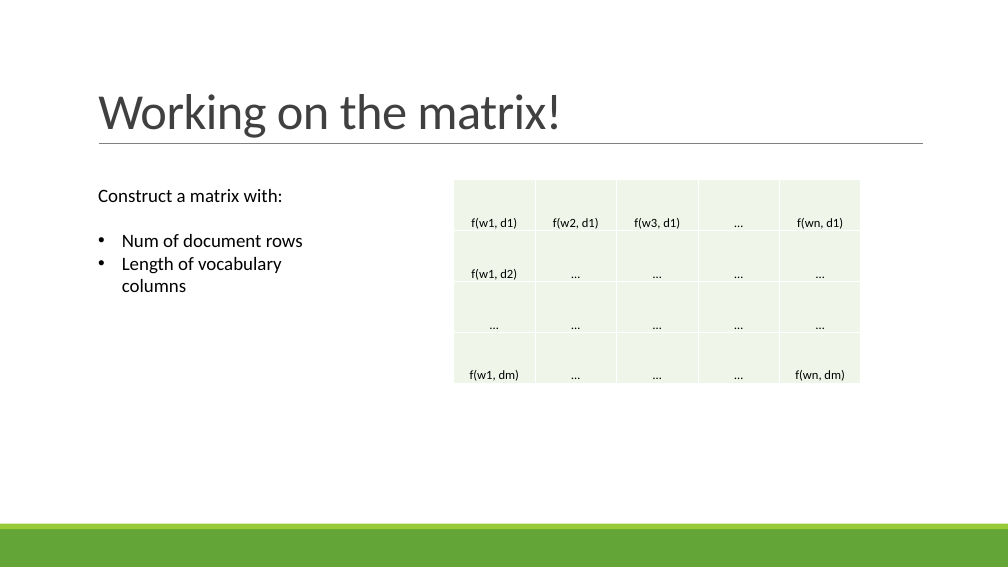
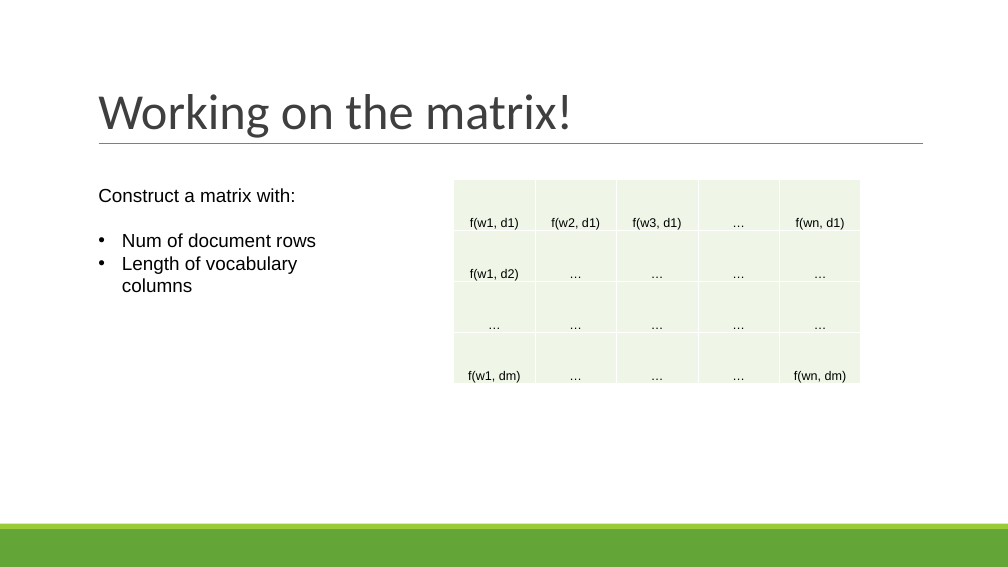
Before and after one commit to LinghanX/Project_Veritas, a slide deck: slide 9 of presentations/FakeNews_Final.pptx. Drawn at 1008x567 pixels with LibreOffice and Linux fonts; fonts in the diff are those of the drawing. Boxes give left, top, right and bottom in pixels: in the first picture for what was removed or moved away, otherwise in the second. Text is boxed around its words. In the diff, an @@ line names an element or a change of style, - is before the commit and + after.

```diff
--- a/presentations/FakeNews_Final.pptx
+++ b/presentations/FakeNews_Final.pptx
@@ title "Working on the matrix!" at (x1=98, y1=94, x2=573, y2=138): text colour #404040 to #3F3F3F, letter spacing -0.5 to 0 pt; indent changed @@
@@ text "Construct a matrix with:" at (x1=98, y1=188, x2=316, y2=293): font Calibri to Arial @@
@@ table at (x1=454, y1=180, x2=862, y2=428) @@
@@ fill #EFF6E8 to #EFF6E7 in 20 cells @@
@@ font Calibri to Arial @@
```
Also in this commit, not shown: 13 other slides changed, 1 slide added.
